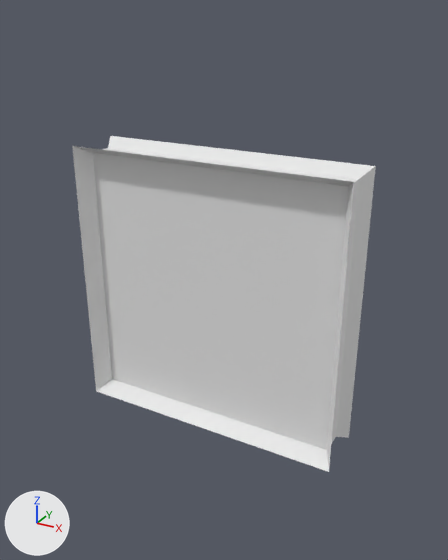
The glTF model data/door1.glb, before and after one commit.
Both versions are drawn from a 50 mm camera at (1.98, -3.47, 1.87) aimed at (0.04, 0.06, 0.11). Arrows for +X, +Y and +Z are at lower left; the lights stay in place. Objects named as collision shapes, trigger or cutter boxes, shadow casters or lower levels of detail are left out.

Objects in the first picture: 'Boundary', 'Door1', 'Door2'.
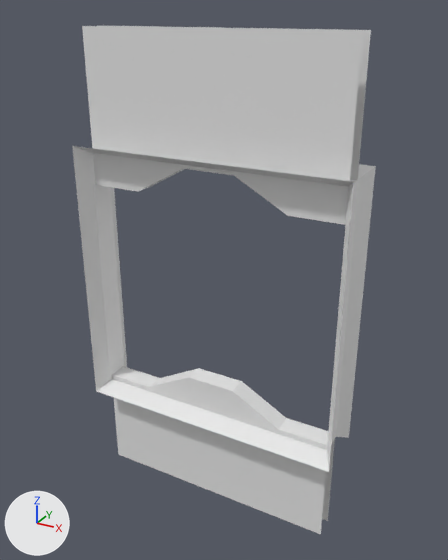
The change, as a list of edits to the scene's bpy script:
```text
Change ob_door1:
    ob_door1.location: (0.0, 0.0, 0.0) -> (0.0, 0.0, 0.824)
Change ob_door2:
    ob_door2.location: (0.0, 0.0, 0.0) -> (0.0, 0.0, -0.777)
```

Location of each change, (x1, y1, x2, y2) in pixels of the pictures (448 x 560 px):
'Door1', moved
    before: (93, 153, 349, 347)
    after: (82, 25, 371, 225)
'Door2', moved
    before: (104, 284, 335, 450)
    after: (112, 367, 335, 534)
